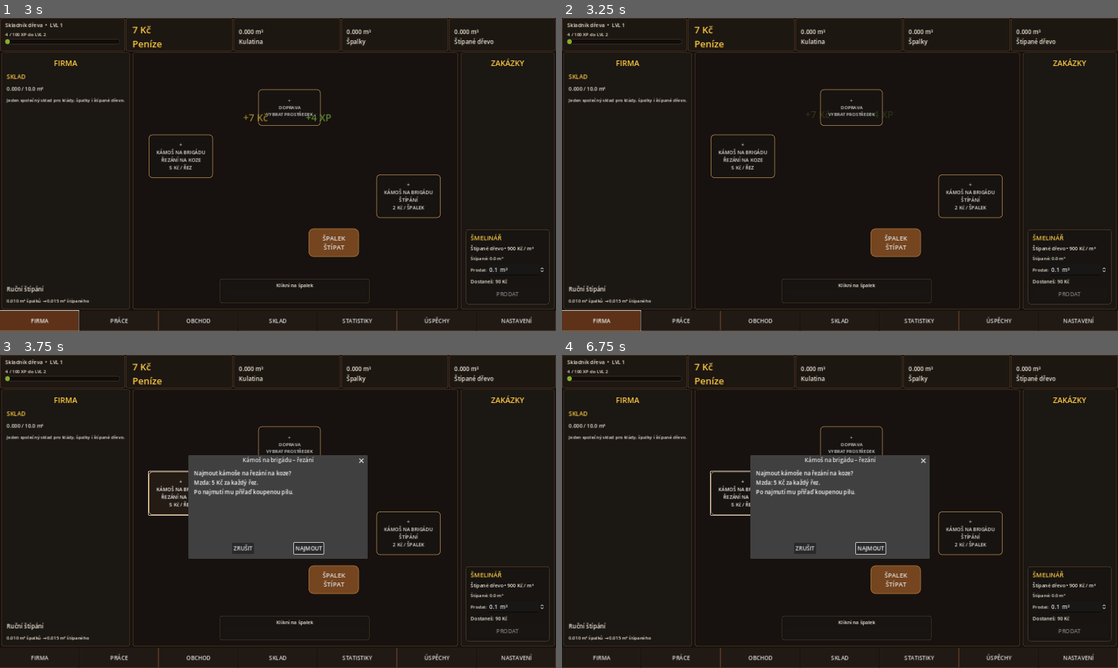
Above: before the commit, frames 1-4 (two rows, left to right).
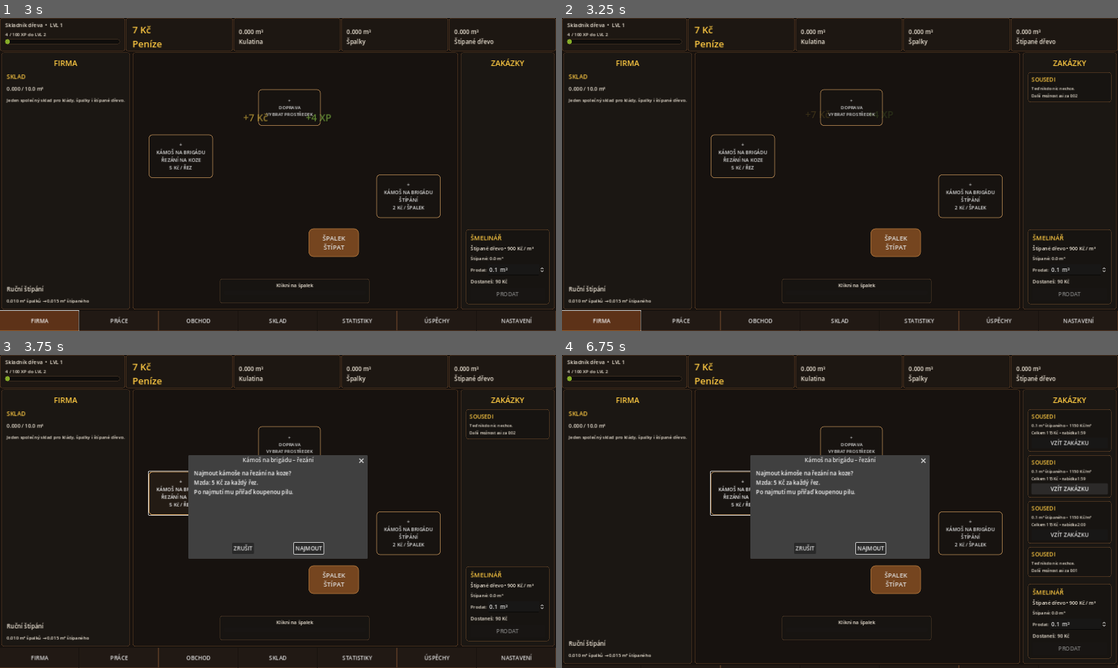
Above: after the commit, the same moments.

Repository: welewan-code/Lumberjack-John
Game: Godot game, scene res://Main.tscn
The game is run twice, just before and just after one commit, with the same random seed, the same clock (stepped at 60 frames per second) and the same inputs.
Inputs (mouse positions are in pixels of both pictures, inside the frame that each line leads up to):
- Up to frame 1 (3 s): click "SEKNOUT" at 0.5 s; click "ODEJÍT Z PRÁCE" at 1.25 s; click "PŘIJMOUT PRÁCI" at 2 s; click "FIRMA" at 2.75 s
- Up to frame 2 (3.25 s): no input
- Up to frame 3 (3.75 s): click "+ KÁMOŠ NA BRIGÁDU ŘEZÁNÍ NA …" at 3.5 s
- Up to frame 4 (6.75 s): click "+ KÁMOŠ NA BRIGÁDU ŠTÍPÁNÍ 2 …" at 4.25 s; click "ŠPALEK ŠTÍPAT" at 5 s; click "+ DOPRAVA VYBRAT PROSTŘEDEK" at 5.75 s; click (1067, 442) at 6.5 s, where only the run after the commit has a clickable "VZÍT ZAKÁZKU"

Frame 1 is identical in both runs. In frame 2, 0.3% of the frame differs, in the area x 83-99%, y 17-27%; in frame 3, 0.3%; in frame 4, 3.7%, in the area x 0-100%, y 17-100%.

Commit message:
Enable rotating contract manager

Diff:
--- a/project.godot
+++ b/project.godot
@@ -12,6 +12,7 @@
 AxeAnimator="*res://axe_animator.gd"
 TabRouter="*res://tab_router.gd"
 CompanyUI="*res://company_ui.gd"
+ContractManager="*res://contract_manager.gd"
 TransportUI="*res://transport_ui.gd"
 
 [display]
